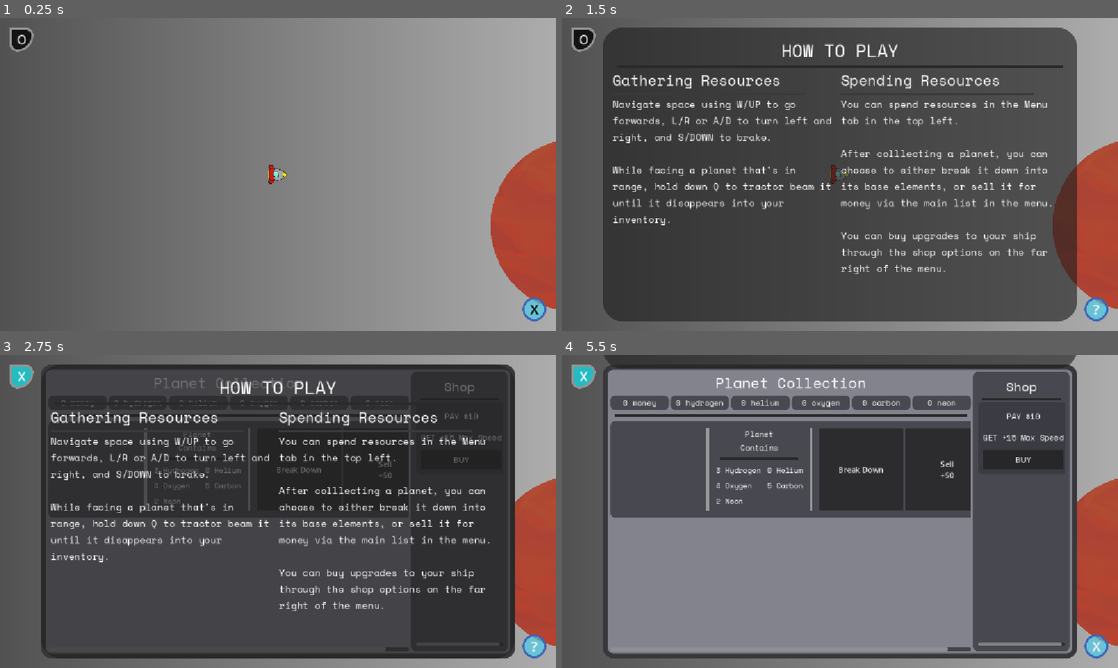
Above: before the commit, frames 1-4 (two rows, left to right).
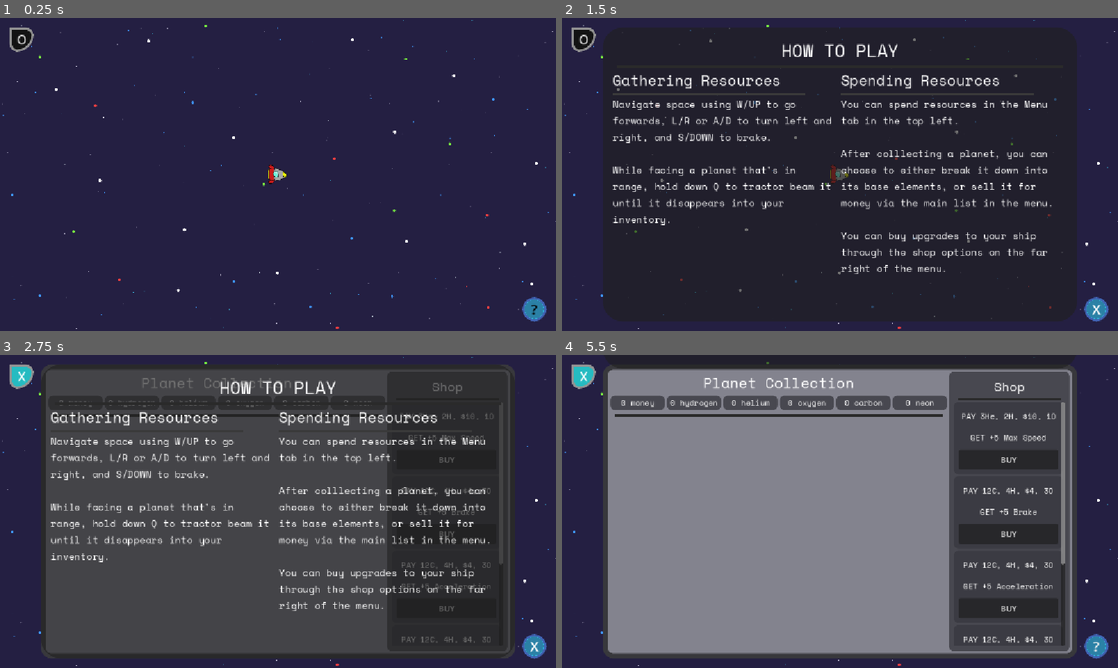
Above: after the commit, the same moments.

Repository: appellatebaton0/siege-7
Game: Godot game, scene res://scenes/main.tscn
Two runs of this game, one before a commit and one after it. Both use one fixed random seed, a clock stepped at 60 frames per second and the inputs below.
Inputs (mouse positions are in pixels of both pictures, inside the frame that each line leads up to):
- Up to frame 1 (0.25 s): no input
- Up to frame 2 (1.5 s): click (1095, 309) at 0.5 s, where only the run before the commit has a clickable "X"; click (1006, 33) at 1.25 s, where only the run after the commit has a clickable "BUY"
- Up to frame 3 (2.75 s): click "O" at 2 s
- Up to frame 4 (5.5 s): tap Enter at 2.75 s; hold Right (Right) 2.78-3.5 s; hold Q (TractorBeam) 2.78-3.5 s; click (862, 470) at 3.5 s, where only the run before the commit has a clickable "Break Down"; click (945, 470) at 4.25 s, where only the run before the commit has a clickable "Sell +50"; click (1095, 646) at 5 s, where only the run before the commit has a clickable "?"

The runs differ from the first frame. In frame 1, 100% of the frame differs, in the area x 0-100%, y 0-100%; in frame 2, 86%; in frame 3, 28%; in frame 4, 46%.

Commit message:
v0.18 - Backdrop and Tweaks
- Added the backdrop
- Fixed a major flaw in the planet-spawning timer and just generally made it more resource-efficient (no longer EVERY SINGLE FRAME)

Diff:
--- a/scenes/main.tscn
+++ b/scenes/main.tscn
@@ -1,46 +1,22 @@
 [gd_scene load_steps=37 format=3 uid="uid://cxeqhh6h3y3x4"]
 
+[ext_resource type="Texture2D" uid="uid://dmptf3p070xys" path="res://assets/textures/backdrop.png" id="1_a8y0u"]
 [ext_resource type="Script" uid="uid://dt4w43fklbmmx" path="res://scripts/player.gd" id="1_o5qli"]
 [ext_resource type="Script" uid="uid://cls3yti8p1cky" path="res://scripts/camera.gd" id="2_0wfyh"]
 [ext_resource type="Texture2D" uid="uid://5wljnoxpva8" path="res://assets/textures/player.png" id="2_eb6dy"]
-[ext_resource type="Script" uid="uid://cbcfhipgni0wp" path="res://scripts/planet.gd" id="2_sugp2"]
-[ext_resource type="Script" uid="uid://lfh1f0io7qh2" path="res://scripts/planet_data.gd" id="3_o6xl0"]
 [ext_resource type="Script" uid="uid://b3fnuhhpqy63i" path="res://scripts/menu_button.gd" id="4_jyhfs"]
 [ext_resource type="Theme" uid="uid://luomwoo5xhhg" path="res://assets/themes/tray.tres" id="5_choun"]
 [ext_resource type="Script" uid="uid://cueelmux5u415" path="res://scripts/tray.gd" id="5_tefeu"]
-[ext_resource type="Texture2D" uid="uid://dw3gca6npj8i1" path="res://assets/textures/planet1.png" id="5_trceg"]
-[ext_resource type="Script" uid="uid://k03qnwxw1uym" path="res://scripts/shop_entry.gd" id="7_o6xl0"]
+[ext_resource type="Script" uid="uid://ddkakmj7l8sbv" path="res://scripts/planet_spawner.gd" id="6_trceg"]
 [ext_resource type="Script" uid="uid://dk5wlnowigdig" path="res://scripts/shop_data.gd" id="8_tipki"]
-[ext_resource type="PackedScene" uid="uid://bpc6htgewgatx" path="res://scenes/planet_entry.tscn" id="8_ya4ey"]
+[ext_resource type="PackedScene" uid="uid://btumic35bp6g6" path="res://scenes/shop_entry.tscn" id="10_eb6dy"]
 [ext_resource type="Theme" uid="uid://gtvxuyvoe0vt" path="res://assets/themes/help.tres" id="11_ya4ey"]
-
-[sub_resource type="Gradient" id="Gradient_sugp2"]
-
-[sub_resource type="GradientTexture2D" id="GradientTexture2D_jyhfs"]
-gradient = SubResource("Gradient_sugp2")
-width = 4608
-height = 2592
 
 [sub_resource type="RectangleShape2D" id="RectangleShape2D_sugp2"]
 size = Vector2(64, 64)
 
 [sub_resource type="RectangleShape2D" id="RectangleShape2D_choun"]
 size = Vector2(3, 85)
-
-[sub_resource type="Resource" id="Resource_tipki"]
-script = ExtResource("3_o6xl0")
-name = "TestPlanet"
-texture = ExtResource("5_trceg")
-worth = 20
-hydrogen = 20
-helium = 25
-oxygen = 25
-carbon = 10
-neon = 3
-metadata/_custom_type_script = "uid://lfh1f0io7qh2"
-
-[sub_resource type="CircleShape2D" id="CircleShape2D_jyhfs"]
-radius = 257.0953
 
 [sub_resource type="StyleBoxFlat" id="StyleBoxFlat_choun"]
 bg_color = Color(0.025544144, 0.3714326, 0.41213295, 1)
@@ -80,23 +56,75 @@
 Button/styles/normal = SubResource("StyleBoxFlat_eb6dy")
 Button/styles/pressed = SubResource("StyleBoxFlat_ya4ey")
 
-[sub_resource type="Resource" id="Resource_85g3d"]
+[sub_resource type="Resource" id="Resource_trceg"]
 script = ExtResource("8_tipki")
 cost = Dictionary[String, int]({
 "carbon": 0,
-"helium": 0,
-"hydrogen": 0,
+"helium": 3,
+"hydrogen": 2,
 "money": 10,
 "neon": 0,
+"oxygen": 1
+})
+metadata/_custom_type_script = "uid://dk5wlnowigdig"
+
+[sub_resource type="GDScript" id="GDScript_tipki"]
+script/source = "extends Upgrade
+
+func upgrade():
+	player.max_speed += 5
+"
+
+[sub_resource type="Resource" id="Resource_a8y0u"]
+script = ExtResource("8_tipki")
+cost = Dictionary[String, int]({
+"carbon": 12,
+"helium": 0,
+"hydrogen": 4,
+"money": 4,
+"neon": 0,
+"oxygen": 3
+})
+metadata/_custom_type_script = "uid://dk5wlnowigdig"
+
+[sub_resource type="GDScript" id="GDScript_jkv2x"]
+script/source = "extends Upgrade
+
+func upgrade():
+	player.brake += 5
+"
+
+[sub_resource type="GDScript" id="GDScript_eb6dy"]
+script/source = "extends Upgrade
+
+func upgrade():
+	player.acceleration += 5.0
+"
+
+[sub_resource type="GDScript" id="GDScript_trceg"]
+script/source = "extends Upgrade
+
+func upgrade():
+	player.friction += 7
+"
+
+[sub_resource type="Resource" id="Resource_eb6dy"]
+script = ExtResource("8_tipki")
+cost = Dictionary[String, int]({
+"carbon": 0,
+"helium": 6,
+"hydrogen": 3,
+"money": 11,
+"neon": 9,
 "oxygen": 0
 })
 metadata/_custom_type_script = "uid://dk5wlnowigdig"
 
-[sub_resource type="GDScript" id="GDScript_tipki"]
+[sub_resource type="GDScript" id="GDScript_a8y0u"]
 script/source = "extends Upgrade
 
 func upgrade():
-	player.max_speed += 15
+	player.beam_speed *= 1.3
 "
 
 [sub_resource type="StyleBoxLine" id="StyleBoxLine_ya4ey"]
@@ -310,12 +338,18 @@
 
 [node name="World" type="Node" parent="."]
 
-[node name="Sprite2D" type="Sprite2D" parent="World"]
-texture = SubResource("GradientTexture2D_jyhfs")
+[node name="Parallax2D" type="Parallax2D" parent="World"]
+z_index = -2
+scroll_scale = Vector2(0.3, 0.3)
+repeat_size = Vector2(1646, 926)
+repeat_times = 6
+
+[node name="Sprite2D" type="Sprite2D" parent="World/Parallax2D"]
+texture = ExtResource("1_a8y0u")
 
 [node name="Player" type="CharacterBody2D" parent="World" groups=["Player"]]
+z_index = 2
 collision_layer = 2
-collision_mask = 5
 motion_mode = 1
 script = ExtResource("1_o5qli")
 max_speed = 500.0
@@ -326,11 +360,15 @@
 [node name="CollisionShape2D" type="CollisionShape2D" parent="World/Player"]
 shape = SubResource("RectangleShape2D_sugp2")
 
+[node name="Beam" type="Polygon2D" parent="World/Player"]
+color = Color(0.44705883, 1, 0, 0.5019608)
+polygon = PackedVector2Array(-1, -1, 492, -44, 502, -39, 509, -32, 514, -19, 518, -6, 518, 10, 517, 23, 512, 31, 508, 38, 501, 42)
+
 [node name="Sprite2D" type="Sprite2D" parent="World/Player"]
 texture = ExtResource("2_eb6dy")
 
 [node name="RayCast2D" type="RayCast2D" parent="World/Player"]
-target_position = Vector2(1500, 0)
+target_position = Vector2(500, 0)
 
 [node name="Area2D" type="Area2D" parent="World/Player"]
 position = Vector2(37, 0)
@@ -338,26 +376,15 @@
 
 [node name="CollisionShape2D" type="CollisionShape2D" parent="World/Player/Area2D"]
 shape = SubResource("RectangleShape2D_choun")
-
-[node name="Planet" type="CharacterBody2D" parent="World" groups=["Planet"]]
-position = Vector2(1696, -586)
-collision_mask = 4
-script = ExtResource("2_sugp2")
-data = SubResource("Resource_tipki")
-
-[node name="LockPoint" type="Node2D" parent="World/Planet"]
-position = Vector2(-810, 737)
-
-[node name="Sprite2D" type="Sprite2D" parent="World/Planet"]
-texture = ExtResource("5_trceg")
-
-[node name="CollisionShape2D" type="CollisionShape2D" parent="World/Planet"]
-shape = SubResource("CircleShape2D_jyhfs")
 
 [node name="Camera2D" type="Camera2D" parent="World" node_paths=PackedStringArray("player")]
 zoom = Vector2(0.7, 0.7)
 script = ExtResource("2_0wfyh")
 player = NodePath("../Player")
+
+[node name="PlanetSpawner" type="Node2D" parent="World"]
+script = ExtResource("6_trceg")
+interval = 0.1
 
 [node name="CanvasLayer" type="CanvasLayer" parent="."]
 
@@ -517,16 +544,12 @@
 
 [node name="EntrySlot" type="Node" parent="CanvasLayer/UI/HUD/HBoxContainer/Tray/Panel/MarginContainer/HBoxContainer/Planets/ScrollContainer/PlanetContainer"]
 
-[node name="PlanetEntry" parent="CanvasLayer/UI/HUD/HBoxContainer/Tray/Panel/MarginContainer/HBoxContainer/Planets/ScrollContainer/PlanetContainer" instance=ExtResource("8_ya4ey")]
-layout_mode = 2
-size_flags_horizontal = 0
-
 [node name="Control" type="Control" parent="CanvasLayer/UI/HUD/HBoxContainer/Tray/Panel/MarginContainer/HBoxContainer/Planets/ScrollContainer/PlanetContainer"]
 layout_mode = 2
 size_flags_vertical = 3
 
 [node name="Shop" type="PanelContainer" parent="CanvasLayer/UI/HUD/HBoxContainer/Tray/Panel/MarginContainer/HBoxContainer"]
-custom_minimum_size = Vector2(200, 0)
+custom_minimum_size = Vector2(250, 0)
 layout_mode = 2
 size_flags_vertical = 3
 
@@ -558,44 +581,45 @@
 size_flags_horizontal = 3
 size_flags_vertical = 3
 
-[node name="ShopEntry" type="PanelContainer" parent="CanvasLayer/UI/HUD/HBoxContainer/Tray/Panel/MarginContainer/HBoxContainer/Shop/MarginContainer/VBoxContainer/ScrollContainer/ShopContainer"]
-custom_minimum_size = Vector2(0, 150)
-layout_mode = 2
-script = ExtResource("7_o6xl0")
-data = SubResource("Resource_85g3d")
+[node name="ShopEntry" parent="CanvasLayer/UI/HUD/HBoxContainer/Tray/Panel/MarginContainer/HBoxContainer/Shop/MarginContainer/VBoxContainer/ScrollContainer/ShopContainer" instance=ExtResource("10_eb6dy")]
+layout_mode = 2
+data = SubResource("Resource_trceg")
 
 [node name="Node" type="Node" parent="CanvasLayer/UI/HUD/HBoxContainer/Tray/Panel/MarginContainer/HBoxContainer/Shop/MarginContainer/VBoxContainer/ScrollContainer/ShopContainer/ShopEntry"]
 script = SubResource("GDScript_tipki")
-get_desc = "+15 Max Speed"
-
-[node name="MarginContainer" type="MarginContainer" parent="CanvasLayer/UI/HUD/HBoxContainer/Tray/Panel/MarginContainer/HBoxContainer/Shop/MarginContainer/VBoxContainer/ScrollContainer/ShopContainer/ShopEntry"]
-layout_mode = 2
-theme_override_constants/margin_left = 10
-theme_override_constants/margin_top = 10
-theme_override_constants/margin_right = 10
-theme_override_constants/margin_bottom = 10
-
-[node name="VBoxContainer" type="VBoxContainer" parent="CanvasLayer/UI/HUD/HBoxContainer/Tray/Panel/MarginContainer/HBoxContainer/Shop/MarginContainer/VBoxContainer/ScrollContainer/ShopContainer/ShopEntry/MarginContainer"]
-layout_mode = 2
-
-[node name="PAY" type="Label" parent="CanvasLayer/UI/HUD/HBoxContainer/Tray/Panel/MarginContainer/HBoxContainer/Shop/MarginContainer/VBoxContainer/ScrollContainer/ShopContainer/ShopEntry/MarginContainer/VBoxContainer"]
-layout_mode = 2
-size_flags_vertical = 3
-text = "PAY 100$, 10H"
-horizontal_alignment = 1
-vertical_alignment = 1
-
-[node name="GET" type="Label" parent="CanvasLayer/UI/HUD/HBoxContainer/Tray/Panel/MarginContainer/HBoxContainer/Shop/MarginContainer/VBoxContainer/ScrollContainer/ShopContainer/ShopEntry/MarginContainer/VBoxContainer"]
-layout_mode = 2
-size_flags_vertical = 3
-text = "GET +10 Speed"
-horizontal_alignment = 1
-vertical_alignment = 1
-
-[node name="BUY" type="Button" parent="CanvasLayer/UI/HUD/HBoxContainer/Tray/Panel/MarginContainer/HBoxContainer/Shop/MarginContainer/VBoxContainer/ScrollContainer/ShopContainer/ShopEntry/MarginContainer/VBoxContainer"]
-layout_mode = 2
-size_flags_vertical = 3
-text = "BUY"
+get_desc = "+5 Max Speed"
+
+[node name="ShopEntry2" parent="CanvasLayer/UI/HUD/HBoxContainer/Tray/Panel/MarginContainer/HBoxContainer/Shop/MarginContainer/VBoxContainer/ScrollContainer/ShopContainer" instance=ExtResource("10_eb6dy")]
+layout_mode = 2
+data = SubResource("Resource_a8y0u")
+
+[node name="Node" type="Node" parent="CanvasLayer/UI/HUD/HBoxContainer/Tray/Panel/MarginContainer/HBoxContainer/Shop/MarginContainer/VBoxContainer/ScrollContainer/ShopContainer/ShopEntry2"]
+script = SubResource("GDScript_jkv2x")
+get_desc = "+5 Brake"
+
+[node name="ShopEntry3" parent="CanvasLayer/UI/HUD/HBoxContainer/Tray/Panel/MarginContainer/HBoxContainer/Shop/MarginContainer/VBoxContainer/ScrollContainer/ShopContainer" instance=ExtResource("10_eb6dy")]
+layout_mode = 2
+data = SubResource("Resource_a8y0u")
+
+[node name="Node" type="Node" parent="CanvasLayer/UI/HUD/HBoxContainer/Tray/Panel/MarginContainer/HBoxContainer/Shop/MarginContainer/VBoxContainer/ScrollContainer/ShopContainer/ShopEntry3"]
+script = SubResource("GDScript_eb6dy")
+get_desc = "+5 Acceleration"
+
+[node name="ShopEntry4" parent="CanvasLayer/UI/HUD/HBoxContainer/Tray/Panel/MarginContainer/HBoxContainer/Shop/MarginContainer/VBoxContainer/ScrollContainer/ShopContainer" instance=ExtResource("10_eb6dy")]
+layout_mode = 2
+data = SubResource("Resource_a8y0u")
+
+[node name="Node" type="Node" parent="CanvasLayer/UI/HUD/HBoxContainer/Tray/Panel/MarginContainer/HBoxContainer/Shop/MarginContainer/VBoxContainer/ScrollContainer/ShopContainer/ShopEntry4"]
+script = SubResource("GDScript_trceg")
+get_desc = "+7 Drag"
+
+[node name="ShopEntry5" parent="CanvasLayer/UI/HUD/HBoxContainer/Tray/Panel/MarginContainer/HBoxContainer/Shop/MarginContainer/VBoxContainer/ScrollContainer/ShopContainer" instance=ExtResource("10_eb6dy")]
+layout_mode = 2
+data = SubResource("Resource_eb6dy")
+
+[node name="Node" type="Node" parent="CanvasLayer/UI/HUD/HBoxContainer/Tray/Panel/MarginContainer/HBoxContainer/Shop/MarginContainer/VBoxContainer/ScrollContainer/ShopContainer/ShopEntry5"]
+script = SubResource("GDScript_a8y0u")
+get_desc = "+30% Beam Pull"
 
 [node name="Control2" type="Control" parent="CanvasLayer/UI/HUD/HBoxContainer"]
 custom_minimum_size = Vector2(50, 50)
@@ -726,7 +750,7 @@
 animator = NodePath("../../../AnimationPlayer")
 anim = "open_help"
 unanim = "close_help"
-s = ["?", "X"]
+s = ["X", "?"]
 
 [node name="InputStopper" type="Control" parent="CanvasLayer/UI"]
 visible = false
@@ -741,5 +765,3 @@
 libraries = {
 &"": SubResource("AnimationLibrary_tefeu")
 }
-
-[connection signal="pressed" from="CanvasLayer/UI/HUD/HBoxContainer/Tray/Panel/MarginContainer/HBoxContainer/Shop/MarginContainer/VBoxContainer/ScrollContainer/ShopContainer/ShopEntry/MarginContainer/VBoxContainer/BUY" to="CanvasLayer/UI/HUD/HBoxContainer/Tray/Panel/MarginContainer/HBoxContainer/Shop/MarginContainer/VBoxContainer/ScrollContainer/ShopContainer/ShopEntry" method="_on_buy_pressed"]
--- /dev/null
+++ b/scenes/planet.tscn
@@ -0,0 +1,27 @@
+[gd_scene load_steps=6 format=3 uid="uid://bx7g3t57yawql"]
+
+[ext_resource type="Script" uid="uid://cbcfhipgni0wp" path="res://scripts/planet.gd" id="1_ggt7d"]
+[ext_resource type="Script" uid="uid://lfh1f0io7qh2" path="res://scripts/planet_data.gd" id="2_0k1rn"]
+[ext_resource type="Texture2D" uid="uid://dw3gca6npj8i1" path="res://assets/textures/planet1.png" id="3_48b8c"]
+
+[sub_resource type="Resource" id="Resource_ggt7d"]
+script = ExtResource("2_0k1rn")
+texture = ExtResource("3_48b8c")
+metadata/_custom_type_script = "uid://lfh1f0io7qh2"
+
+[sub_resource type="CircleShape2D" id="CircleShape2D_jyhfs"]
+radius = 257.0953
+
+[node name="Planet" type="StaticBody2D" groups=["Planet"]]
+collision_mask = 0
+script = ExtResource("1_ggt7d")
+data = SubResource("Resource_ggt7d")
+
+[node name="LockPoint" type="Node2D" parent="."]
+position = Vector2(-810, 737)
+
+[node name="Sprite2D" type="Sprite2D" parent="."]
+texture = ExtResource("3_48b8c")
+
+[node name="CollisionShape2D" type="CollisionShape2D" parent="."]
+shape = SubResource("CircleShape2D_jyhfs")
--- a/scenes/planet_entry.tscn
+++ b/scenes/planet_entry.tscn
@@ -47,7 +47,7 @@
 "times": PackedFloat32Array(0),
 "transitions": PackedFloat32Array(1),
 "update": 0,
-"values": [Vector2(800, 200)]
+"values": [Vector2(690, 200)]
 }
 tracks/2/type = "value"
 tracks/2/imported = false
@@ -243,7 +243,7 @@
 "times": PackedFloat32Array(0, 0.5),
 "transitions": PackedFloat32Array(1, 1),
 "update": 0,
-"values": [Vector2(800, 200), Vector2(800, 0)]
+"values": [Vector2(690, 200), Vector2(690, 0)]
 }
 tracks/2/type = "value"
 tracks/2/imported = false
@@ -421,7 +421,7 @@
 }
 
 [node name="PlanetEntry" type="PanelContainer"]
-custom_minimum_size = Vector2(800, 200)
+custom_minimum_size = Vector2(690, 200)
 size_flags_vertical = 2
 script = ExtResource("1_d5rds")
 data = SubResource("Resource_dlnon")
--- /dev/null
+++ b/scenes/shop_entry.tscn
@@ -0,0 +1,44 @@
+[gd_scene load_steps=4 format=3 uid="uid://btumic35bp6g6"]
+
+[ext_resource type="Script" uid="uid://k03qnwxw1uym" path="res://scripts/shop_entry.gd" id="1_61ify"]
+[ext_resource type="Script" uid="uid://dk5wlnowigdig" path="res://scripts/shop_data.gd" id="2_43uvd"]
+
+[sub_resource type="Resource" id="Resource_85g3d"]
+script = ExtResource("2_43uvd")
+metadata/_custom_type_script = "uid://dk5wlnowigdig"
+
+[node name="ShopEntry" type="PanelContainer"]
+custom_minimum_size = Vector2(0, 150)
+script = ExtResource("1_61ify")
+data = SubResource("Resource_85g3d")
+
+[node name="MarginContainer" type="MarginContainer" parent="."]
+layout_mode = 2
+theme_override_constants/margin_left = 10
+theme_override_constants/margin_top = 10
+theme_override_constants/margin_right = 10
+theme_override_constants/margin_bottom = 10
+
+[node name="VBoxContainer" type="VBoxContainer" parent="MarginContainer"]
+layout_mode = 2
+
+[node name="PAY" type="Label" parent="MarginContainer/VBoxContainer"]
+layout_mode = 2
+size_flags_vertical = 3
+text = "PAY 100$, 10H"
+horizontal_alignment = 1
+vertical_alignment = 1
+
+[node name="GET" type="Label" parent="MarginContainer/VBoxContainer"]
+layout_mode = 2
+size_flags_vertical = 3
+text = "GET +10 Speed"
+horizontal_alignment = 1
+vertical_alignment = 1
+
+[node name="BUY" type="Button" parent="MarginContainer/VBoxContainer"]
+layout_mode = 2
+size_flags_vertical = 3
+text = "BUY"
+
+[connection signal="pressed" from="MarginContainer/VBoxContainer/BUY" to="." method="_on_buy_pressed"]
--- a/scripts/planet.gd
+++ b/scripts/planet.gd
@@ -1,4 +1,4 @@
-class_name Planet extends CharacterBody2D
+class_name Planet extends StaticBody2D
 
 @export var data:PlanetData
 
@@ -10,21 +10,28 @@
 var in_tractor_beam := false
 var tractor_lerp = 0.0
 
+@onready var sprite = $Sprite2D
+
 @onready var lock_point:Vector2 = get_lock_point()
 func get_lock_point() -> Vector2:
 	return $LockPoint.global_position
 
 func _ready() -> void:
-	data.make_random()
-	$Sprite2D.texture = data.texture
+	data = data.make_random()
+	sprite.texture = data.texture
 
 func _physics_process(delta: float) -> void:
+	if in_tractor_beam:
+		tractor_lerp = player.tractor_lerp
+	else:
+		tractor_lerp = move_toward(tractor_lerp, 0, delta * 2)
+
 	global_position.x = lerp(lock_point.x, player.collector.global_position.x, tractor_lerp)
 	global_position.y = lerp(lock_point.y, player.collector.global_position.y, tractor_lerp)
 
-	tractor_lerp = move_toward(tractor_lerp, int(in_tractor_beam), delta / 2)
 	scale = Vector2.ONE * (1- tractor_lerp)
 
-	move_and_slide()
+	in_tractor_beam = false
 
-	in_tractor_beam = false
+	if player.global_position.distance_to(global_position) > 6500:
+		queue_free()
--- a/scripts/planet_data.gd
+++ b/scripts/planet_data.gd
@@ -20,20 +20,21 @@
 	load("res://assets/textures/planet4.png"),
 	load("res://assets/textures/planet5.png")
 ]
-func make_random():
+func make_random() -> PlanetData:
+
+	var new:PlanetData = duplicate(true)
 
 	var elements := ["hydrogen", "helium", "oxygen", "carbon", "neon"]
 
 	for element in elements:
-		set(element, 0)
+		new.set(element, 0)
 
 	for i in range(15):
 		var target = elements.pick_random()
-		set(target, get(target) + 1)
+		new.set(target, new.get(target) + 1)
 
-	texture = _TEXTURE_OPTIONS.pick_random()
+	new.texture = _TEXTURE_OPTIONS.pick_random()
 
-	worth = randi_range(15, 54)
+	new.worth = randi_range(15, 54)
 
-
-	pass
+	return new
--- /dev/null
+++ b/scripts/planet_spawner.gd
@@ -0,0 +1,50 @@
+class_name PlanetSpawner extends Node2D
+
+@export var min_range = Vector2(-5500, -5500)
+@export var max_range = Vector2(5500, 5500)
+
+@export var interval = 1.0
+var timer = 0.0
+
+@onready var player:Player = get_tree().get_first_node_in_group("Player")
+
+var planet_scene:PackedScene = load("res://scenes/planet.tscn")
+
+func good_dist() -> bool:
+	if player.global_position.distance_to(global_position) < 1000:
+		return false
+
+	for planet in get_tree().get_nodes_in_group("Planet"):
+		if planet.global_position.distance_to(global_position) < 1000:
+			return false
+	return true
+
+func _process(delta: float) -> void:
+	if len(get_tree().get_nodes_in_group("Planet")) < 20:
+		timer = move_toward(timer, 0 , delta)
+
+		#if l != null:
+			#print(l.global_position)
+
+		print(timer)
+		if timer == 0:
+
+			print(max_range, min_range)
+			var spawn_x = randf_range(min_range.x, max_range.x)
+			var spawn_y = randf_range(min_range.y, max_range.y)
+			global_position = player.global_position + Vector2(spawn_x,spawn_y)
+
+			if good_dist():
+				var new:Planet = planet_scene.instantiate()
+
+				add_sibling(new)
+
+				print(new.sprite.texture)
+
+				new.global_position = global_position
+				new.lock_point = global_position
+
+				timer = interval
+
+
+				#print(global_position, " -> ", Vector2(x,y))
--- a/scripts/player.gd
+++ b/scripts/player.gd
@@ -2,8 +2,11 @@
 
 @export var max_speed := 1000.0
 @export var acceleration := 10.0
+@export var brake := 10.0
 var speed := 0.0
 @export var friction := 5.0
+@export var beam_speed := 0.35
+var tractor_lerp = 0.0
 
 @export var max_rotation_speed := 2.0
 @export var rotation_acceleration := 0.5
@@ -21,7 +24,7 @@
 
 	if direction != 0:
 		direction = max(0, direction)
-		speed = move_toward(speed, direction * max_speed, delta * acceleration * 60)
+		speed = move_toward(speed, direction * max_speed, delta * (acceleration if direction != 0 else brake) * 60)
 	else:
 		speed = move_toward(speed, 0, delta * friction * 60)
 
@@ -42,12 +45,19 @@
 	control(delta)
 
 	var hit_planet:Planet = ray.get_collider()
+	$Beam.visible = Input.is_action_pressed("TractorBeam")
 	if Input.is_action_pressed("TractorBeam") and hit_planet != null:
 		hit_planet.in_tractor_beam = true
 		hit_planet.player = self
 
-		if collector.get_overlapping_bodies().has(hit_planet):
+		tractor_lerp = move_toward(tractor_lerp, 1.0, delta * beam_speed)
+
+		if collector.get_overlapping_bodies().has(hit_planet) and hit_planet.scale < Vector2(0.05, 0.05):
 			tray.add_planet_entry(hit_planet.data)
 			hit_planet.queue_free()
 
+	else:
+		tractor_lerp = 0
+
+
 	move_and_slide()
--- a/scripts/shop_entry.gd
+++ b/scripts/shop_entry.gd
@@ -1,7 +1,7 @@
 class_name ShopEntry extends PanelContainer
 
 @export var data:ShopData
-@export var upgrade:Node
+@export var upgrade:Upgrade
 
 @onready var PAY := $MarginContainer/VBoxContainer/PAY
 @onready var GET := $MarginContainer/VBoxContainer/GET
@@ -17,7 +17,7 @@
 
 func _ready() -> void:
 	for child in get_children():
-		if child.is_class("Node"):
+		if child is Upgrade:
 			upgrade = child
 			break
 
Binary file added: assets/textures/backdrop.png
Not shown, added: assets/textures/backdrop.png.import
Not shown, added: scripts/planet_spawner.gd.uid
